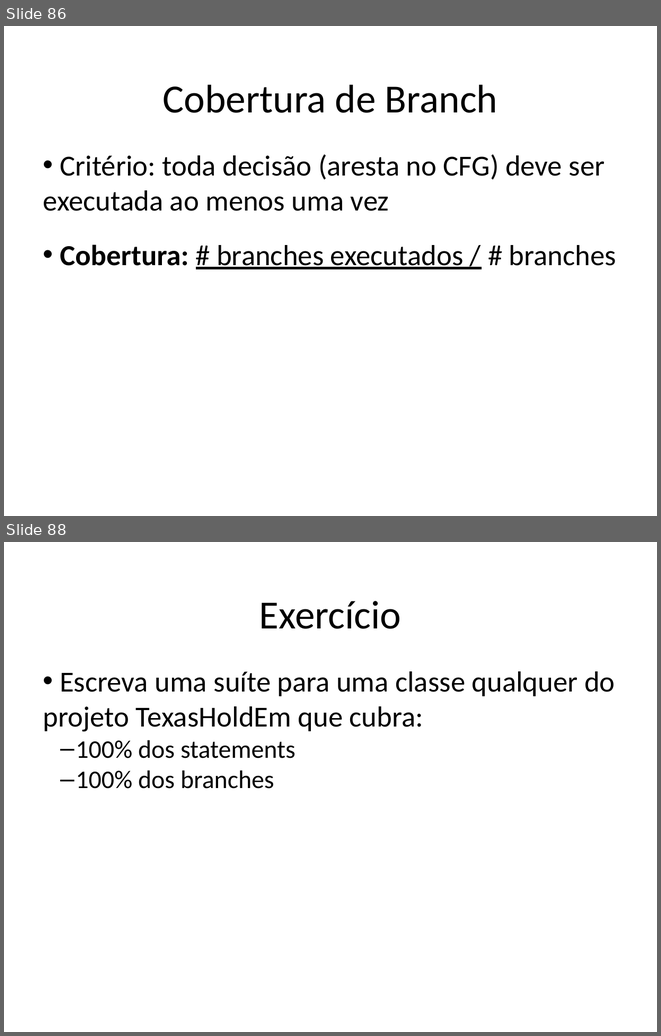
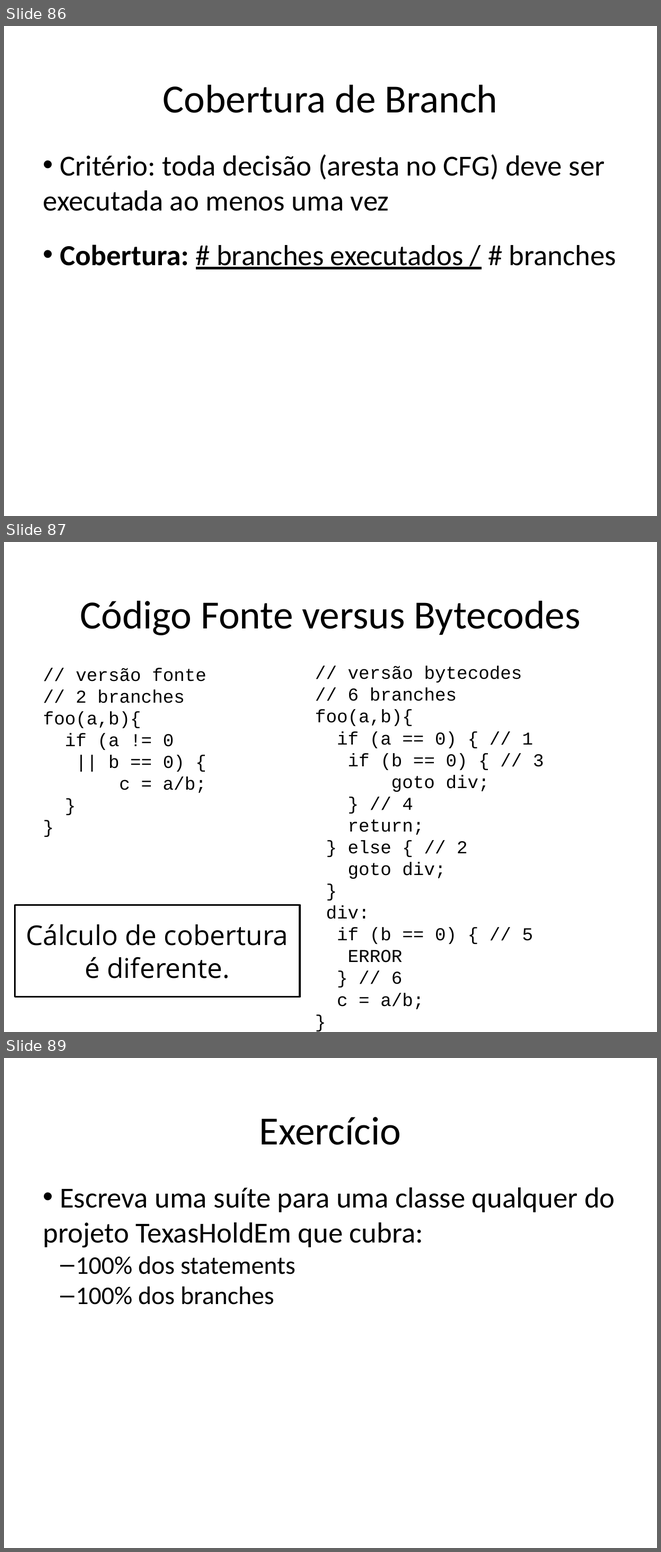
Before and after one commit to STAR-RG/testing-cin, a slide deck: slides.pptx. Shown one above the other, each under a label of ours: slides 86 and 88 before the commit, slides 86, 87 and 89 after it; the slides between them are not shown. The pictures are 661x1036 and 661x1552 pixels, drawn with LibreOffice and Linux fonts; fonts in the diff are those of the drawing. Boxes give left, top, right and bottom in pixels: in the first picture for what was removed or moved away, otherwise in the second. Text is boxed around its words. In the diff, an @@ line names an element or a change of style, - is before the commit and + after.

```diff
--- a/slides.pptx
+++ b/slides.pptx
@@ slide 87 added at box(4, 542, 657, 1032), background #FFFFFF @@
@@ text added at box(80, 600, 581, 635), 44 pt, text #000000 @@
+Código Fonte versus Bytecodes
@@ text added at box(43, 668, 206, 793), 20 pt, text #000000 @@
+// versão fonte
+// 2 branches
+foo(a,b){
+if (a != 0
+|| b == 0) {
+c = a/b;
+}
+}
@@ text added at box(315, 665, 544, 1009), 20 pt, text #000000 @@
+// versão bytecodes
+// 6 branches
+foo(a,b){
+if (a == 0) { // 1
+if (b == 0) { // 3
+goto div;
+} // 4
+return;
+} else { // 2
+goto div;
+}
+div:
+if (b == 0) { // 5
+ERROR
+} // 6
+c = a/b;
+}
@@ rectangle added at box(15, 905, 300, 997), fill #FFFFFF, outline #000000 2 pt, 30 pt, text #000000 @@
+Cálculo de cobertura é diferente.
@@ what was slide 88 is now slide 89 @@
```
Also in this commit, not shown: 16 slides changed, 2 other slides added, 1 slide removed.
